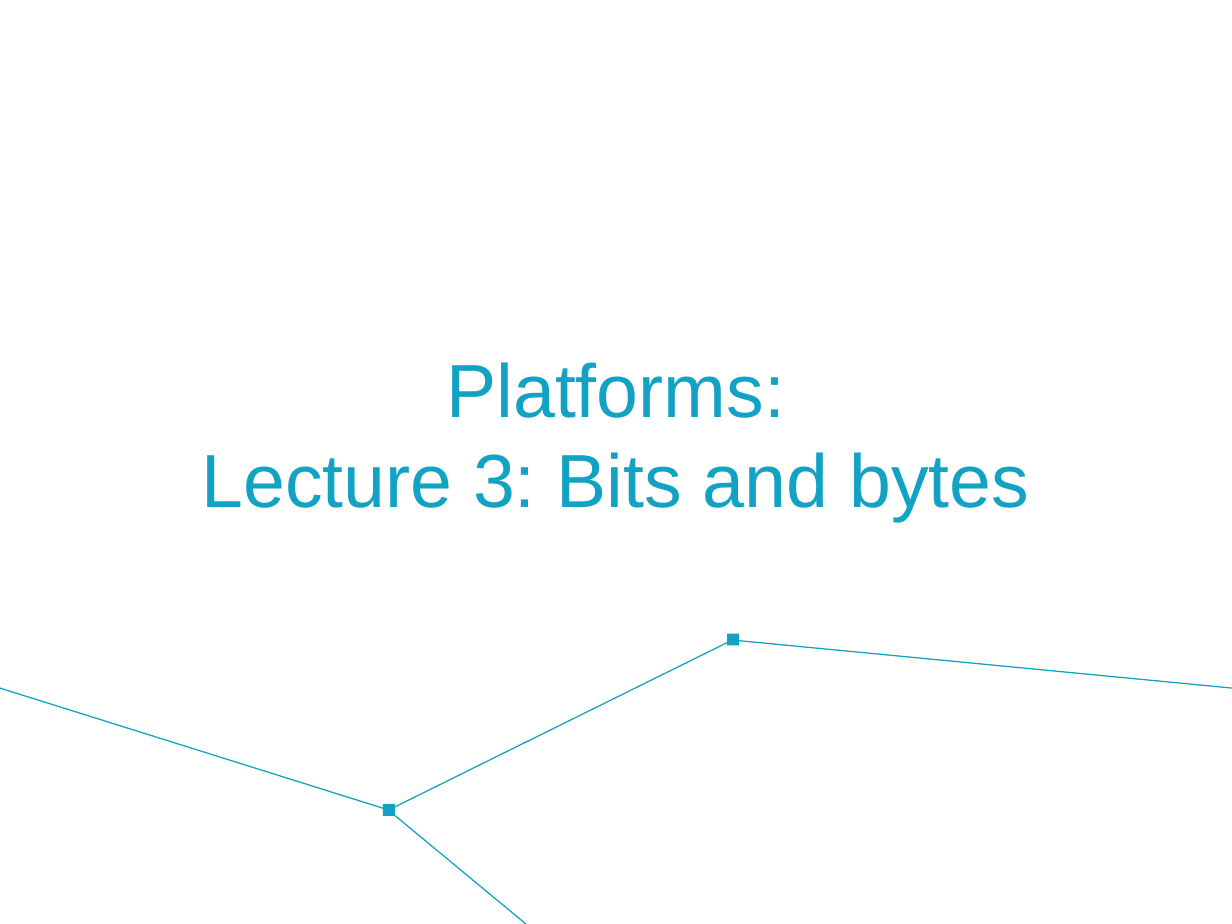
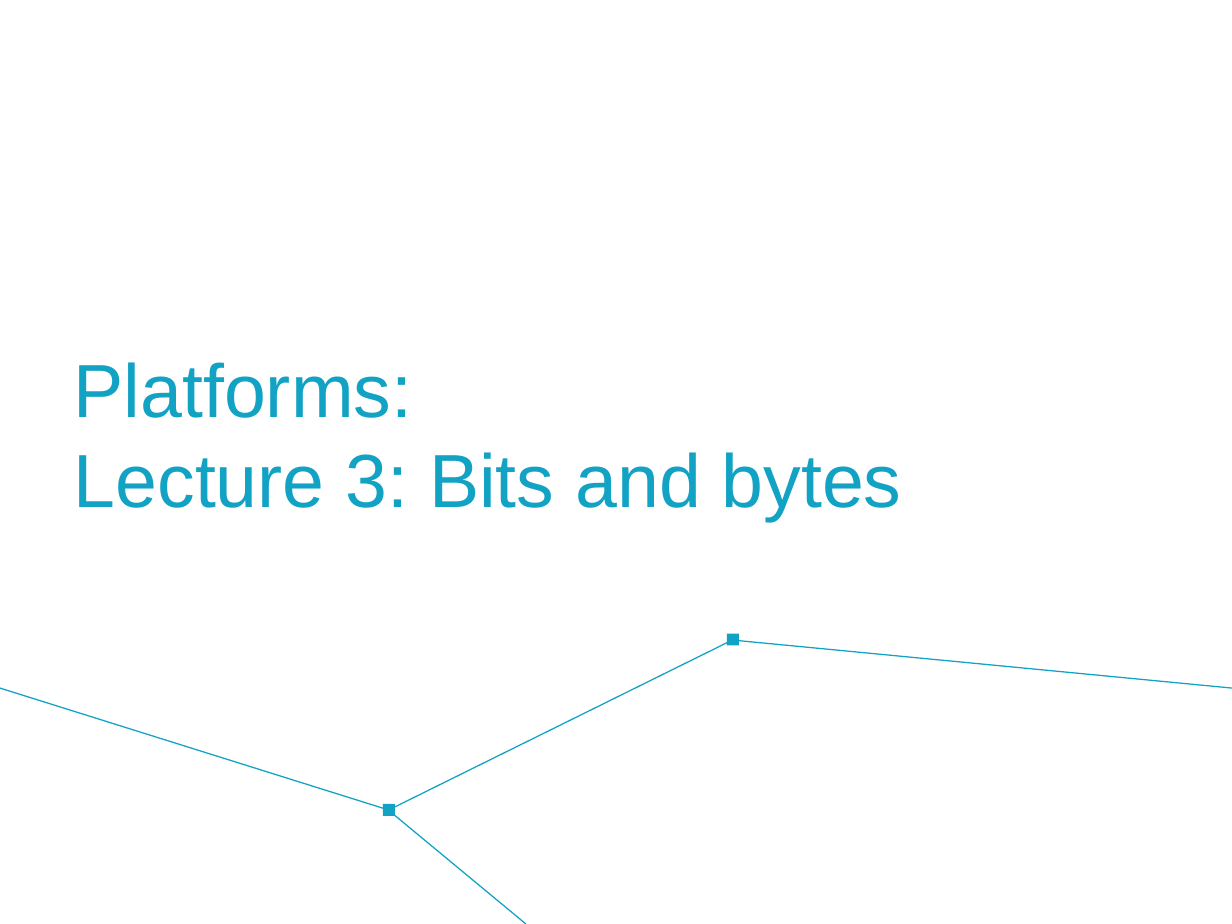
Before and after one commit to Peregrine42/uni-work, a slide deck: slide 1 of Lectures/1st Year/Platforms/Platforms3-Bitsandbytes.pptx. Drawn at 1232x924 pixels with LibreOffice and Linux fonts; fonts in the diff are those of the drawing; background and template pictures are left out. Boxes give left, top, right and bottom in pixels: in the first picture for what was removed or moved away, otherwise in the second. Text is boxed around its words. In the diff, an @@ line names an element or a change of style, - is before the commit and + after.

Commit message:
formatting in powerpoint

```diff
--- a/Lectures/1st Year/Platforms/Platforms3-Bitsandbytes.pptx
+++ b/Lectures/1st Year/Platforms/Platforms3-Bitsandbytes.pptx
@@ text "Platforms: Lecture 3: Bits and ..." at <box>74,362,902,522</box>: alignment centre to left @@
```
Also in this commit, not shown: 15 other slides changed, 5 slides removed.
